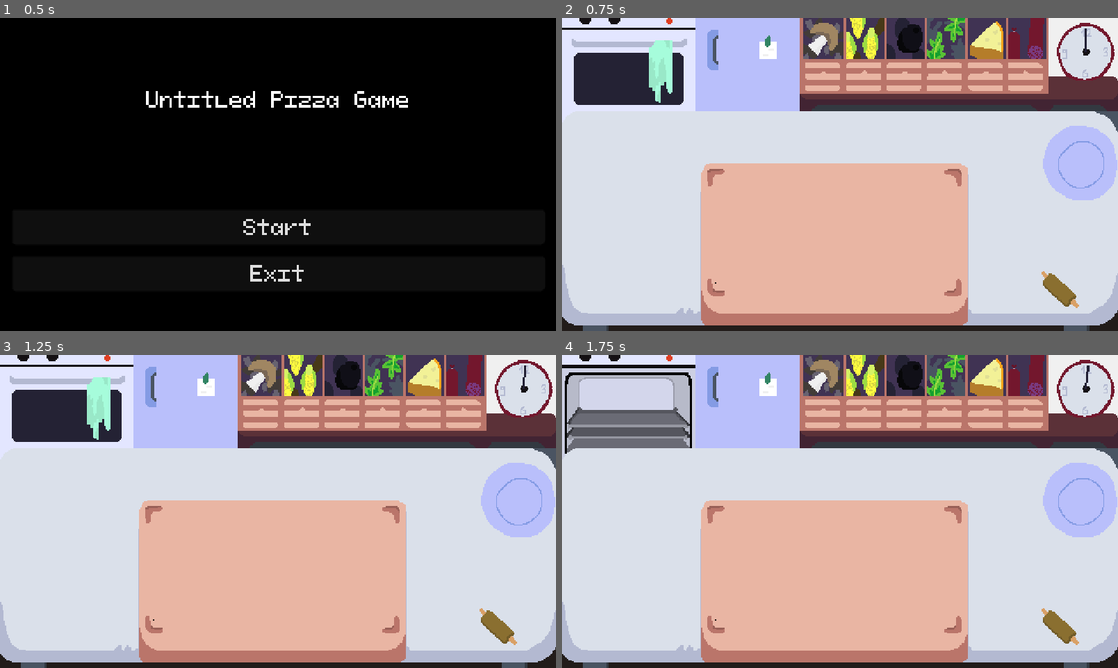
Above: before the commit, frames 1-4 (two rows, left to right).
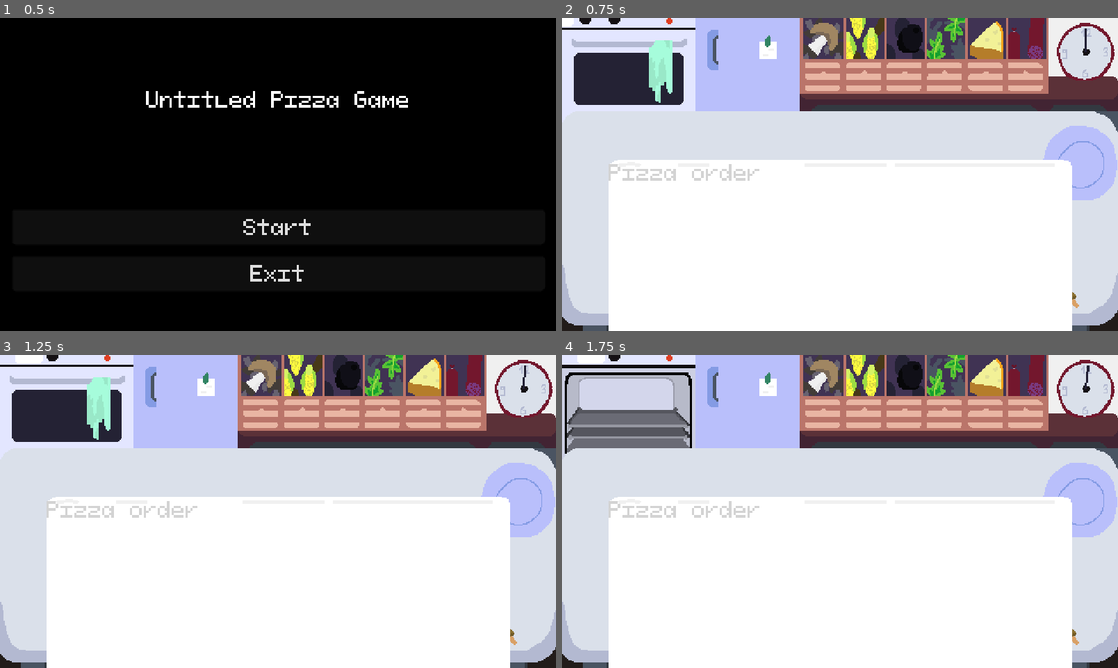
Above: after the commit, the same moments.

Repository: martindzejky/pizza-game
Game: Godot game, scene res://scenes/start.tscn
Same seed, same stepped clock (60 frames per second), same inputs: the game is played once before the commit and once after it.
Inputs (mouse positions are in pixels of both pictures, inside the frame that each line leads up to):
- Up to frame 1 (0.5 s): no input
- Up to frame 2 (0.75 s): click "Start" at 0.5 s
- Up to frame 3 (1.25 s): no input
- Up to frame 4 (1.75 s): tap Enter at 1.25 s; move the mouse to (628, 401) at 1.27 s; click (628, 401) at 1.42 s

Frame 1 is identical in both runs. In frame 2, 45% of the frame differs, in the area x 0-92%, y 0-100%; in frame 3, 45%, in the area x 2-92%, y 0-100%; in frame 4, 45%.
Error after the commit: Invalid assignment of property or key 'text' with value of type 'String' on a base object of type 'null instance'. (res://objects/orders/order.gd:48)

Commit message:
start with order system, generate orders

Diff:
--- /dev/null
+++ b/objects/orders/order.gd
@@ -0,0 +1,56 @@
+extends Sprite2D
+
+
+# where to insert recipe images based on this order
+@export var recipePath: NodePath
+# recipe object for the preview UI
+@export var recipeObj: PackedScene
+
+const OPTIONS = ["mushroom", "corn", "olive", "rukola", "cheese", "salam"]
+
+# Required ingredients for the recipe. If there is an ingredient multiple times, an extra amount is required.
+var recipe: Array
+
+
+func _ready():
+    # enter transition
+
+    var x = -20
+    var newX = 20 + randf() * 10
+    var y = -20 + randf() * 40
+    var time = 0.2 + randf() * 0.4
+
+    var tween := create_tween()
+    tween.tween_property(self, "position", Vector2(newX, y), time).from(Vector2(x, y)).set_ease(Tween.EASE_OUT)
+
+    # generate recipe
+    recipe = []
+
+    # TODO: based on difficulty (open orders, remaining time), generate a recipe with more or less ingredients
+    var amount = 2 + randi() % 3
+
+    while amount > 0:
+        var ingredient = OPTIONS[randi() % OPTIONS.size()]
+        recipe.append(ingredient)
+        amount -= 1
+
+    recipe.sort()
+
+    # set up the large preview UI
+    var recipeNode = get_node(recipePath)
+    for child in recipeNode.get_children():
+        child.queue_free()
+
+    for ingredient in recipe:
+        var node = recipeObj.instantiate()
+
+        node.get_node("sprite").texture = load("res://sprites/" + ingredient + ".png")
+        node.get_node("label").text = ingredient
+
+        recipeNode.add_child(node)
+
+
+func _onClick() -> bool:
+    # open the large preview
+
+    return true
--- /dev/null
+++ b/objects/orders/order.tscn
@@ -0,0 +1,52 @@
+[gd_scene load_steps=5 format=3 uid="uid://qn2hf24a86cg"]
+
+[ext_resource type="Texture2D" uid="uid://dg7n56tkyfw5f" path="res://sprites/order.png" id="1_f37gj"]
+[ext_resource type="Script" path="res://objects/orders/order.gd" id="2_h16tn"]
+[ext_resource type="PackedScene" uid="uid://cqgj0p2j51e1f" path="res://objects/orders/recipe-ingredient.tscn" id="3_hg8fs"]
+
+[sub_resource type="CircleShape2D" id="CircleShape2D_hulqw"]
+radius = 15.0
+
+[node name="order" type="Sprite2D" groups=["order"]]
+texture = ExtResource("1_f37gj")
+script = ExtResource("2_h16tn")
+recipePath = NodePath("preview/panel/container/recipe")
+recipeObj = ExtResource("3_hg8fs")
+
+[node name="clickArea" type="Area2D" parent="."]
+monitoring = false
+monitorable = false
+
+[node name="shape" type="CollisionShape2D" parent="clickArea"]
+shape = SubResource("CircleShape2D_hulqw")
+
+[node name="preview" type="CanvasLayer" parent="."]
+follow_viewport_enabled = true
+
+[node name="panel" type="PanelContainer" parent="preview"]
+anchors_preset = 12
+anchor_top = 1.0
+anchor_right = 1.0
+anchor_bottom = 1.0
+offset_left = 40.0
+offset_top = -148.0
+offset_right = -40.0
+grow_horizontal = 2
+grow_vertical = 0
+
+[node name="container" type="VBoxContainer" parent="preview/panel"]
+offset_left = 20.0
+offset_top = 30.0
+offset_right = 380.0
+offset_bottom = 138.0
+
+[node name="title" type="Label" parent="preview/panel/container"]
+offset_right = 360.0
+offset_bottom = 25.0
+theme_override_colors/font_color = Color(0.827451, 0.827451, 0.827451, 1)
+text = "Pizza order"
+
+[node name="recipe" type="HBoxContainer" parent="preview/panel/container"]
+offset_top = 35.0
+offset_right = 360.0
+offset_bottom = 35.0
--- /dev/null
+++ b/objects/orders/orders.gd
@@ -0,0 +1,10 @@
+extends Node2D
+
+# Generates new orders EVERY 10 SECONDS #ld51
+
+@export var orderObj: PackedScene
+
+
+func _on_timer_timeout() -> void:
+    var newOrder = orderObj.instantiate()
+    add_child(newOrder)
--- /dev/null
+++ b/objects/orders/orders.tscn
@@ -0,0 +1,14 @@
+[gd_scene load_steps=3 format=3 uid="uid://dpt3y827i5pe0"]
+
+[ext_resource type="Script" path="res://objects/orders/orders.gd" id="1_0nujt"]
+[ext_resource type="PackedScene" uid="uid://qn2hf24a86cg" path="res://objects/orders/order.tscn" id="2_1mna5"]
+
+[node name="orders" type="Node2D" groups=["orders"]]
+script = ExtResource("1_0nujt")
+orderObj = ExtResource("2_1mna5")
+
+[node name="timer" type="Timer" parent="."]
+wait_time = 10.0
+autostart = true
+
+[connection signal="timeout" from="timer" to="." method="_on_timer_timeout"]
--- /dev/null
+++ b/objects/orders/recipe-ingredient.tscn
@@ -0,0 +1,22 @@
+[gd_scene load_steps=2 format=3 uid="uid://cqgj0p2j51e1f"]
+
+[ext_resource type="Texture2D" uid="uid://c0gc6u00h2raf" path="res://sprites/olive.png" id="1_7n82k"]
+
+[node name="recipe-ingredient" type="HBoxContainer"]
+offset_right = 110.0
+offset_bottom = 25.0
+
+[node name="sprite" type="TextureRect" parent="."]
+layout_mode = 2
+offset_right = 16.0
+offset_bottom = 25.0
+texture = ExtResource("1_7n82k")
+stretch_mode = 3
+
+[node name="text" type="Label" parent="."]
+layout_mode = 2
+offset_left = 26.0
+offset_right = 86.0
+offset_bottom = 25.0
+theme_override_colors/font_color = Color(0.827451, 0.827451, 0.827451, 1)
+text = "olive"
--- a/objects/table/table.tscn
+++ b/objects/table/table.tscn
@@ -1,9 +1,10 @@
-[gd_scene load_steps=6 format=3 uid="uid://dwx6pe72g61d1"]
+[gd_scene load_steps=7 format=3 uid="uid://dwx6pe72g61d1"]
 
 [ext_resource type="Texture2D" uid="uid://dey134524wtmg" path="res://sprites/table.png" id="1_qoc6o"]
 [ext_resource type="PackedScene" uid="uid://fx24ebvovfv4" path="res://objects/plate/plate.tscn" id="2_eynit"]
 [ext_resource type="Script" path="res://objects/table/table.gd" id="2_vk3s4"]
 [ext_resource type="PackedScene" uid="uid://b1jgjnmmcqyjw" path="res://objects/dough-tool/dough-tool.tscn" id="3_fm40i"]
+[ext_resource type="PackedScene" uid="uid://dpt3y827i5pe0" path="res://objects/orders/orders.tscn" id="3_mtrua"]
 
 [sub_resource type="RectangleShape2D" id="RectangleShape2D_qmpfi"]
 size = Vector2(480, 200)
@@ -21,6 +22,9 @@
 position = Vector2(240, 100)
 shape = SubResource("RectangleShape2D_qmpfi")
 
+[node name="orders" parent="." instance=ExtResource("3_mtrua")]
+position = Vector2(0, 100)
+
 [node name="plate" parent="." instance=ExtResource("2_eynit")]
 position = Vector2(447, 45)
 
--- a/scenes/level.tscn
+++ b/scenes/level.tscn
@@ -13,6 +13,7 @@
 [ext_resource type="PackedScene" uid="uid://blwk8duhcsvmu" path="res://objects/ingredients/rukola.tscn" id="10_at2mo"]
 [ext_resource type="PackedScene" uid="uid://btss4yon75m3i" path="res://objects/ingredients/cheese.tscn" id="11_2f2mh"]
 [ext_resource type="PackedScene" uid="uid://bpfs8o86rhkqy" path="res://objects/ingredients/salam.tscn" id="12_5byhq"]
+[ext_resource type="PackedScene" uid="uid://qn2hf24a86cg" path="res://objects/orders/order.tscn" id="14_qenvu"]
 
 [node name="level" type="Node"]
 script = ExtResource("1_ybgt5")
@@ -70,3 +71,6 @@
 
 [node name="hand" type="Node2D" parent="." groups=["hand"]]
 z_index = 10
+
+[node name="order" parent="." instance=ExtResource("14_qenvu")]
+position = Vector2(202, 104)
--- a/ui/theme.tres
+++ b/ui/theme.tres
@@ -1,6 +1,23 @@
-[gd_resource type="Theme" load_steps=2 format=3 uid="uid://byysliwit3wgn"]
+[gd_resource type="Theme" load_steps=5 format=3 uid="uid://byysliwit3wgn"]
 
+[ext_resource type="Texture2D" uid="uid://c8njfc8pej7pm" path="res://sprites/order-large.png" id="1_db2up"]
 [ext_resource type="FontFile" uid="uid://cjg6wbdr4j87q" path="res://fonts/PixeloidMono-1G8ae.ttf" id="1_xbbro"]
+
+[sub_resource type="StyleBoxTexture" id="StyleBoxTexture_36o42"]
+texture = ExtResource("1_db2up")
+margin_left = 20.0
+margin_top = 30.0
+margin_right = 20.0
+margin_bottom = 10.0
+region_rect = Rect2(0, 0, 300, 300)
+
+[sub_resource type="StyleBoxTexture" id="StyleBoxTexture_qdl7b"]
+texture = ExtResource("1_db2up")
+margin_left = 20.0
+margin_top = 30.0
+margin_right = 20.0
+margin_bottom = 10.0
+region_rect = Rect2(0, 0, 300, 300)
 
 [resource]
 default_font = ExtResource("1_xbbro")
@@ -13,3 +30,5 @@
 MarginContainer/constants/margin_left = 10
 MarginContainer/constants/margin_right = 10
 MarginContainer/constants/margin_top = 10
+Panel/styles/panel = SubResource("StyleBoxTexture_36o42")
+PanelContainer/styles/panel = SubResource("StyleBoxTexture_qdl7b")
Not shown: 1 places in scenes/level.tscn that only renumber resources
Binary file added: sprites/order-large.png
Not shown, added: sprites/order-large.png.import
Binary file added: sprites/order.png
Not shown, added: sprites/order.png.import
